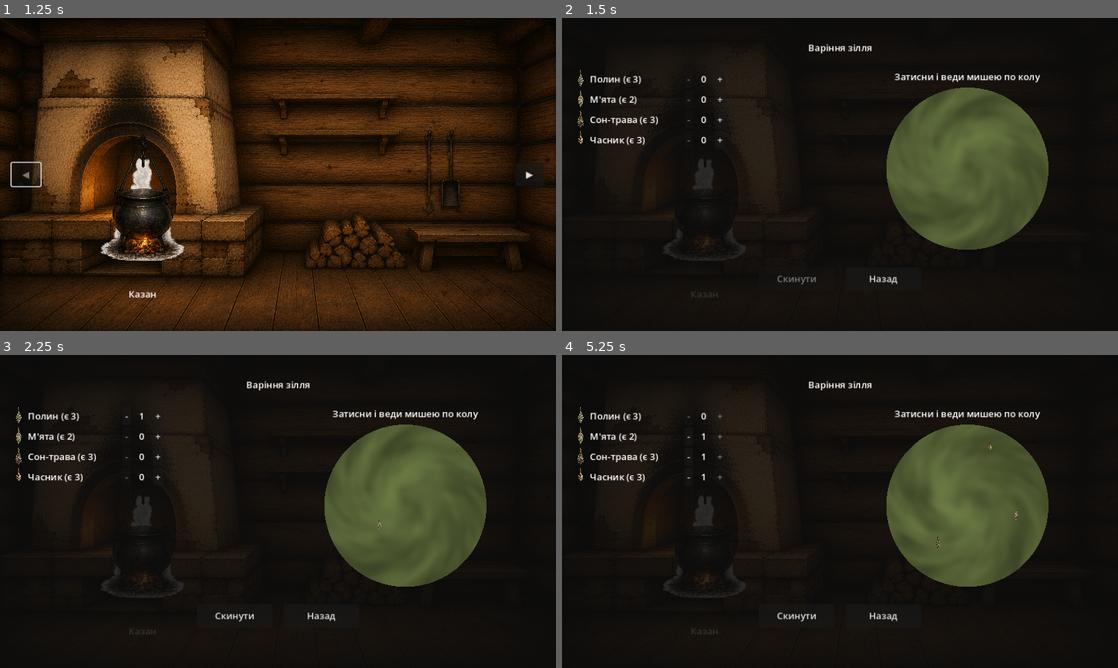
Above: before the commit, frames 1-4 (two rows, left to right).
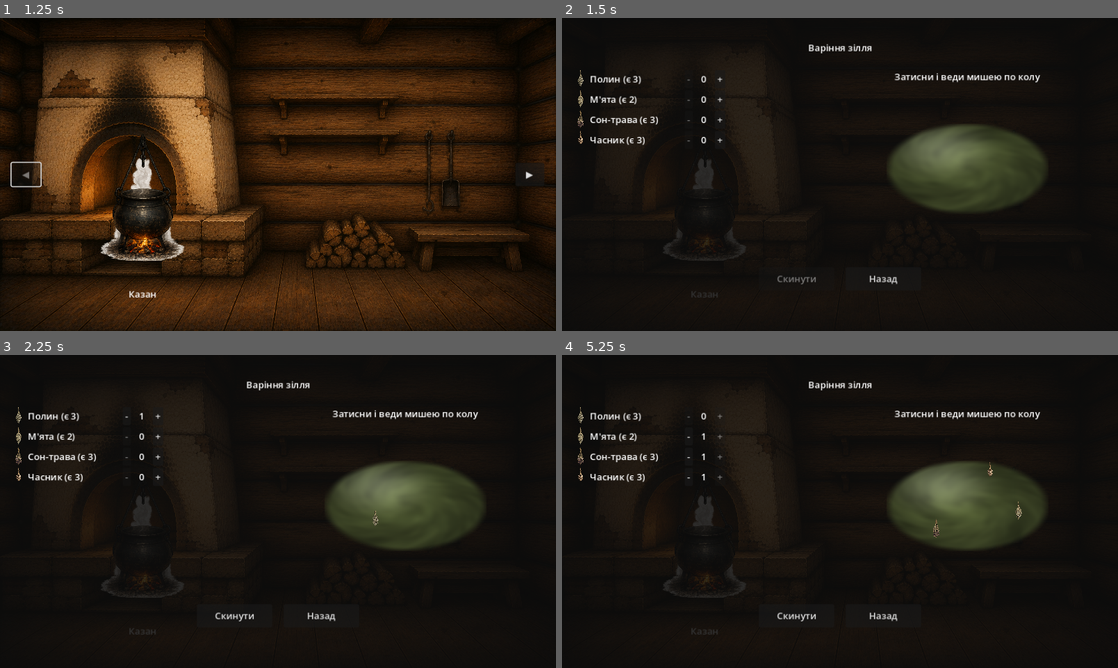
Above: after the commit, the same moments.

Repository: zav1K/molfar
Game: Godot game, scene res://scenes/Hut.tscn
Same seed, same stepped clock (60 frames per second), same inputs: the game is played once before the commit and once after it.
Inputs (mouse positions are in pixels of both pictures, inside the frame that each line leads up to):
- Up to frame 1 (1.25 s): click "◀" at 0.5 s
- Up to frame 2 (1.5 s): drag from (706, 196) to (895, 105) at 1.27 s
- Up to frame 3 (2.25 s): click "+" at 2 s
- Up to frame 4 (5.25 s): click "+" at 2.75 s; click "+" at 3.5 s; click "-" at 4.25 s; click "+" at 5 s

Frame 1 is identical in both runs. In frame 2, 9.2% of the frame differs, in the area x 58-88%, y 22-74%; in frame 3, 9.2%; in frame 4, 9.7%.

Commit message:
Elliptical cauldron mouth, bigger tokens, less flat liquid
Liquid/stir/token geometry all switch from a circle to an ellipse
(RADII = 140x78) so the pot reads as viewed from a slight angle
instead of straight-on; mouse offsets normalize by the ellipse before
angle/rotation math so the stirring gesture still feels like a natural
circular hand motion. Tokens orbit the same ellipse and grow
(22->34px icons, 16->26px fallback dots) per feedback that they were
too small to read.

Liquid shader: replaced the hard discard-edge circle with a soft
antialiased rim, an overall alpha < 1 (translucent, not solid
plastic), rim-darkening for a concave-bowl look, and an offset
highlight blob to fake a wet, curved surface instead of flat painted
noise.

Co-Authored-By: Claude Sonnet 5 <noreply@anthropic.com>
Claude-Session: https://claude.ai/code/session_014yaB9t29x6B3F9jCn3eL4A

Diff:
--- a/scenes/Hut.tscn
+++ b/scenes/Hut.tscn
@@ -516,9 +516,9 @@
 [node name="Liquid" type="ColorRect" parent="BrewingUI/Panel/StirCauldron"]
 mouse_filter = 2
 offset_left = 90.0
-offset_top = 30.0
+offset_top = 92.0
 offset_right = 370.0
-offset_bottom = 310.0
+offset_bottom = 248.0
 material = SubResource("ShaderMaterial_liquid")
 
 [node name="Tokens" type="Control" parent="BrewingUI/Panel/StirCauldron"]
--- a/scripts/floating_token.gd
+++ b/scripts/floating_token.gd
@@ -1,17 +1,20 @@
 class_name FloatingToken
 extends Control
-## A single ingredient unit bobbing in the cauldron liquid. Not a real
-## physics body — a light procedural drift (idle rotation + a sine bob)
-## plus a share of the cauldron's current stir speed, so tokens visibly
-## get caught in the current while the player stirs.
+## A single ingredient unit bobbing in the cauldron liquid, orbiting the
+## center along the same tilted ellipse the liquid is drawn in (see
+## stir_cauldron.gd's RADII). Not a real physics body — a light
+## procedural drift (idle rotation + a sine bob) plus a share of the
+## cauldron's current stir speed, so tokens visibly get caught in the
+## current while the player stirs.
 
 const DRIFT_SPEED := 0.15 # rad/s baseline idle rotation, always active
 const STIR_FOLLOW := 0.5 # fraction of the cauldron's stir speed tokens pick up
-const BOB_AMPLITUDE := 4.0
+const BOB_AMPLITUDE := 5.0
 const BOB_SPEED := 2.2
 
 var center: Vector2
-var radius: float
+var radii: Vector2
+var radius_fraction: float
 var angle: float
 var cauldron: StirCauldron
 var _bob_phase: float
@@ -20,9 +23,10 @@
 	mouse_filter = Control.MOUSE_FILTER_IGNORE
 	_bob_phase = randf() * TAU
 
-func setup(ingredient: Ingredient, p_center: Vector2, p_radius: float, p_cauldron: StirCauldron) -> void:
+func setup(ingredient: Ingredient, p_center: Vector2, p_radii: Vector2, p_radius_fraction: float, p_cauldron: StirCauldron) -> void:
 	center = p_center
-	radius = p_radius
+	radii = p_radii
+	radius_fraction = p_radius_fraction
 	cauldron = p_cauldron
 	angle = randf() * TAU
 	if ingredient.bundle_icon != null:
@@ -31,22 +35,23 @@
 		icon.texture = ingredient.bundle_icon
 		icon.expand_mode = TextureRect.EXPAND_IGNORE_SIZE
 		icon.stretch_mode = TextureRect.STRETCH_KEEP_ASPECT_CENTERED
-		icon.custom_minimum_size = Vector2(22, 22)
-		icon.position = Vector2(-11, -11)
+		icon.custom_minimum_size = Vector2(34, 34)
+		icon.position = Vector2(-17, -17)
 		add_child(icon)
 	else:
 		var panel := Panel.new()
 		panel.mouse_filter = Control.MOUSE_FILTER_IGNORE
 		var style := StyleBoxFlat.new()
 		style.bg_color = ingredient.placeholder_color
-		style.set_corner_radius_all(8)
+		style.set_corner_radius_all(13)
 		panel.add_theme_stylebox_override("panel", style)
-		panel.custom_minimum_size = Vector2(16, 16)
-		panel.position = Vector2(-8, -8)
+		panel.custom_minimum_size = Vector2(26, 26)
+		panel.position = Vector2(-13, -13)
 		add_child(panel)
 
 func _process(delta: float) -> void:
 	var stir_speed := cauldron.stir_influence if cauldron else 0.0
 	angle += (DRIFT_SPEED + stir_speed * STIR_FOLLOW) * delta
 	var bob := sin(Time.get_ticks_msec() / 1000.0 * BOB_SPEED + _bob_phase) * BOB_AMPLITUDE
-	position = center + Vector2.RIGHT.rotated(angle) * radius + Vector2(0.0, bob)
+	var orbit := Vector2(cos(angle), sin(angle)) * radii * radius_fraction
+	position = center + orbit + Vector2(0.0, bob)
--- a/scripts/stir_cauldron.gd
+++ b/scripts/stir_cauldron.gd
@@ -1,18 +1,24 @@
 class_name StirCauldron
 extends Control
-## The cauldron itself: an always-live circular drop target (drag an
-## ingredient icon in to add it) plus a circular stirring gesture. Hold
-## and drag the mouse in a circle to stir — direction picks the recipe's
-## white/black path (посолонь = clockwise = light, проти сонця =
-## counter-clockwise = dark); rotation count and rhythm evenness (read by
-## brewing_ui.gd) decide brew quality. Each stir gesture is independent —
-## release ends it and the next press starts a fresh one.
+## The cauldron itself: an always-live elliptical drop target (drag an
+## ingredient icon in to add it) plus a circular stirring gesture. The
+## pot's mouth is drawn as an ellipse (looking into it at a slight angle,
+## not straight-on) — RADII below is that ellipse in pixels, and mouse
+## offsets are normalized by it so a natural circular hand motion still
+## reads as a clean rotation. Hold and drag the mouse in a circle to
+## stir — direction picks the recipe's white/black path (посолонь =
+## clockwise = light, проти сонця = counter-clockwise = dark); rotation
+## count and rhythm evenness (read by brewing_ui.gd) decide brew
+## quality. Each stir gesture is independent — release ends it and the
+## next press starts a fresh one.
 
 signal finished(direction: int, rotations: float, evenness: float)
 signal ingredient_dropped(ingredient_id: StringName)
 
-const DEAD_ZONE_RADIUS := 20.0
-const CAULDRON_RADIUS := 140.0
+const RADII := Vector2(140.0, 78.0) ## ellipse half-extents in pixels (x, y).
+const DEAD_ZONE_FRACTION := 0.15 ## of RADII, around the center, that ignores clicks/drags.
+const TOKEN_MIN_FRACTION := 0.3
+const TOKEN_MAX_FRACTION := 0.85
 const MIN_ROTATIONS_TO_COUNT := 0.05 ## below this, a release is a misclick, not an attempt.
 const STIR_FRICTION := 6.0 ## rad/s^2 decay of stir_influence once the drag ends.
 
@@ -41,6 +47,13 @@
 	mouse_filter = Control.MOUSE_FILTER_STOP
 	reset_liquid()
 
+## Normalizes a screen offset from center by the ellipse radii, so the
+## result behaves like an offset on a unit circle (length 1 = on the rim,
+## angle() = consistent rotation regardless of the ellipse's squash).
+func _to_unit_circle(screen_pos: Vector2) -> Vector2:
+	var offset := screen_pos - _center
+	return Vector2(offset.x / RADII.x, offset.y / RADII.y)
+
 func reset_liquid() -> void:
 	progress_label.text = "Затисни і веди мишею по колу"
 	var mat := liquid.material as ShaderMaterial
@@ -51,8 +64,8 @@
 func add_token(ingredient: Ingredient) -> void:
 	var token := FloatingToken.new()
 	tokens_root.add_child(token)
-	var r := randf_range(DEAD_ZONE_RADIUS + 10.0, CAULDRON_RADIUS - 20.0)
-	token.setup(ingredient, _center, r, self)
+	var radius_fraction := randf_range(TOKEN_MIN_FRACTION, TOKEN_MAX_FRACTION)
+	token.setup(ingredient, _center, RADII, radius_fraction, self)
 	if not _tokens.has(ingredient.id):
 		_tokens[ingredient.id] = []
 	_tokens[ingredient.id].append(token)
@@ -88,8 +101,8 @@
 		if mb.button_index != MOUSE_BUTTON_LEFT:
 			return
 		if mb.pressed:
-			var offset: Vector2 = mb.position - _center
-			if offset.length() < DEAD_ZONE_RADIUS:
+			var offset := _to_unit_circle(mb.position)
+			if offset.length() < DEAD_ZONE_FRACTION:
 				return
 			_dragging = true
 			_cumulative_angle = 0.0
@@ -101,8 +114,8 @@
 			_on_release()
 	elif event is InputEventMouseMotion and _dragging:
 		var mm := event as InputEventMouseMotion
-		var offset: Vector2 = mm.position - _center
-		if offset.length() < DEAD_ZONE_RADIUS * 0.5:
+		var offset := _to_unit_circle(mm.position)
+		if offset.length() < DEAD_ZONE_FRACTION * 0.5:
 			return
 		var angle := offset.angle()
 		var delta := wrapf(angle - _last_angle, -PI, PI)
--- a/shaders/liquid.gdshader
+++ b/shaders/liquid.gdshader
@@ -1,7 +1,11 @@
 shader_type canvas_item;
-// Swirling cauldron liquid: a circular mask over a warped, animated noise
-// field. Rotation speed/direction and the light/dark tint follow the
-// player's stirring (see stir_cauldron.gd) — idles gently on its own too.
+// Swirling cauldron liquid, drawn to fill whatever rect it's given (an
+// ellipse rect looking into the pot at a slight angle, not straight-on
+// — see stir_cauldron.gd). A soft antialiased rim, a dark falloff toward
+// the edge and a highlight blob sell it as a concave surface with some
+// depth rather than a flat painted disc; rotation speed/direction and
+// the light/dark tint follow the player's stirring — idles gently on
+// its own too.
 
 uniform float swirl_amount : hint_range(0.0, 4.0) = 0.4;
 uniform float direction : hint_range(-1.0, 1.0) = 0.0;
@@ -9,6 +13,7 @@
 uniform vec4 base_color : source_color = vec4(0.35, 0.4, 0.22, 1.0);
 uniform vec4 light_color : source_color = vec4(0.85, 0.7, 0.3, 1.0);
 uniform vec4 dark_color : source_color = vec4(0.25, 0.05, 0.3, 1.0);
+uniform float surface_alpha : hint_range(0.0, 1.0) = 0.88;
 
 float hash(vec2 p) {
 	return fract(sin(dot(p, vec2(127.1, 311.7))) * 43758.5453123);
@@ -28,9 +33,10 @@
 void fragment() {
 	vec2 centered = UV - vec2(0.5);
 	float dist = length(centered) * 2.0;
-	if (dist > 1.0) {
+	if (dist > 1.08) {
 		discard;
 	}
+	float edge_alpha = 1.0 - smoothstep(0.9, 1.05, dist);
 
 	float angle = atan(centered.y, centered.x);
 	float dir_sign = direction >= 0.0 ? 1.0 : -1.0;
@@ -44,8 +50,13 @@
 	n /= 1.5;
 
 	vec4 tint = mix(base_color, direction >= 0.0 ? light_color : dark_color, progress);
-	vec3 col = tint.rgb * (0.75 + 0.5 * n);
-	col *= mix(0.85, 1.05, 1.0 - smoothstep(0.0, 1.0, dist));
+	vec3 col = tint.rgb * (0.7 + 0.5 * n);
 
-	COLOR = vec4(col, 1.0);
+	// Concave-bowl shading: darker toward the rim, soft highlight offset
+	// toward one side like light catching the surface.
+	col *= mix(0.62, 1.0, 1.0 - smoothstep(0.0, 1.0, dist));
+	float highlight = smoothstep(0.4, 0.0, length(centered - vec2(-0.16, -0.22)));
+	col += highlight * 0.22;
+
+	COLOR = vec4(col, surface_alpha * edge_alpha);
 }
